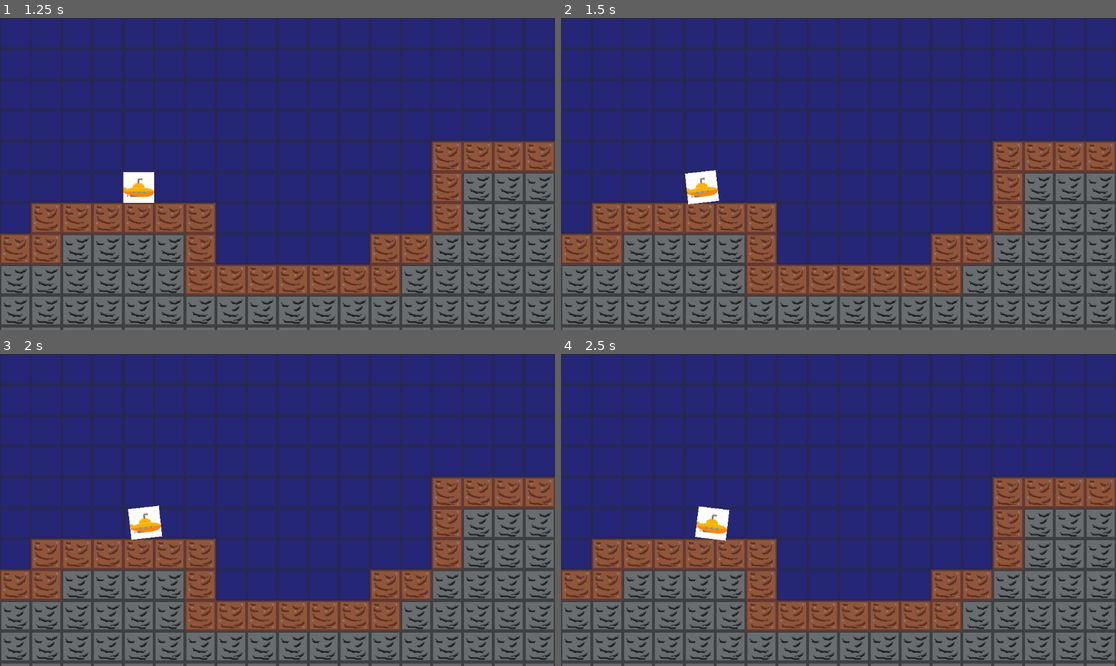
Above: before the commit, frames 1-4 (two rows, left to right).
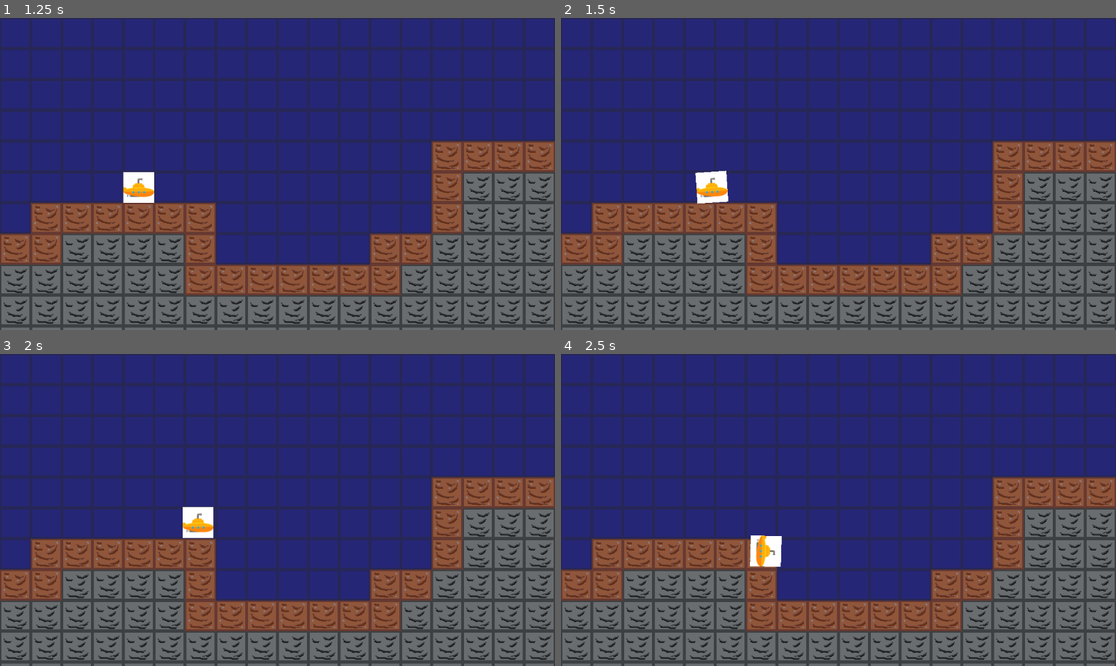
Above: after the commit, the same moments.

Repository: bustedninjastudios/downunder
Game: Godot game, scene res://scenes/MainMenu.tscn
Same seed, same stepped clock (60 frames per second), same inputs: the game is played once before the commit and once after it.
Inputs (mouse positions are in pixels of both pictures, inside the frame that each line leads up to):
- Up to frame 1 (1.25 s): click "PLAY" at 0.5 s
- Up to frame 2 (1.5 s): tap Enter at 1.25 s; move the mouse to (960, 158) at 1.27 s; hold D (move_right, bound only after the commit) from 1.28 s (still down); click (960, 158) at 1.42 s
- Up to frame 3 (2 s): keep holding D (move_right, bound only after the commit)
- Up to frame 4 (2.5 s): move the mouse to (727, 525) at 2.02 s; release D (move_right, bound only after the commit) at 2.03 s; hold S (move_down, bound only after the commit) from 2.03 s (still down); click (727, 525) at 2.17 s

Frame 1 is identical in both runs. In frame 2, 0.5% of the frame differs, in the area x 22-31%, y 48-60%; in frame 3, 1.1%, in the area x 23-39%, y 48-60%; in frame 4, 1.1%.

Commit message:
Input de/serializing

Diff:
--- a/scenes/MainMenu.tscn
+++ b/scenes/MainMenu.tscn
@@ -1,6 +1,6 @@
 [gd_scene format=3 uid="uid://cea1sc4qofuos"]
 
-[ext_resource type="Script" uid="uid://de3m20ryutuxu" path="res://scripts/menu_transition.gd" id="1_2wh52"]
+[ext_resource type="Script" uid="uid://de3m20ryutuxu" path="res://scripts/main_menu_handler.gd" id="1_2wh52"]
 [ext_resource type="LabelSettings" uid="uid://coy7ymvx1l3x8" path="res://shared/text/TitleLabel.tres" id="1_yqorp"]
 [ext_resource type="Texture2D" uid="uid://dds3sic0k7ns8" path="res://textures/misc/menubg.png" id="2_0ykhv"]
 
--- /dev/null
+++ b/scripts/input_manager.gd
@@ -0,0 +1,119 @@
+extends Node
+
+const CONFIG_PATH := "user://input_config.cfg"
+
+func serialize_input_map() -> Dictionary:
+	var config := ConfigFile.new()
+	var input_map := {}
+
+	for action in InputMap.get_actions():
+		if action.begins_with("ui_"):
+			continue
+
+		var action_data := {
+			"deadzone": InputMap.action_get_deadzone(action),
+			"events": []
+		}
+
+		for event in InputMap.action_get_events(action):
+			var event_data := _serialize_event(event)
+			if event_data.size() > 0:
+				action_data["events"].append(event_data)
+
+		input_map[action] = action_data
+
+	return input_map
+
+func _serialize_event(event: InputEvent) -> Dictionary:
+	var data := {}
+
+	if event is InputEventKey:
+		data["type"] = "key"
+		data["physical_keycode"] = event.physical_keycode
+		data["key_label"] = event.key_label
+		data["unicode"] = event.unicode
+		data["pressed"] = event.pressed
+	elif event is InputEventMouseButton:
+		data["type"] = "mouse_button"
+		data["button_index"] = event.button_index
+		data["pressed"] = event.pressed
+	elif event is InputEventJoypadButton:
+		data["type"] = "joy_button"
+		data["button_index"] = event.button_index
+		data["device"] = event.device
+	elif event is InputEventJoypadMotion:
+		data["type"] = "joy_motion"
+		data["axis"] = event.axis
+		data["axis_value"] = event.axis_value
+		data["device"] = event.device
+
+	return data
+
+func save_input_map(path: String = CONFIG_PATH) -> bool:
+	var input_map := serialize_input_map()
+	var config := ConfigFile.new()
+
+	for action in input_map:
+		config.set_value("input", action, input_map[action])
+
+	return config.save(path)
+
+func deserialize_input_map(data: Dictionary) -> void:
+	for action in data.keys():
+		if not InputMap.has_action(action):
+			InputMap.add_action(action)
+
+		InputMap.action_erase_events(action)
+
+		var action_data: Dictionary = data[action]
+		if action_data.has("deadzone"):
+			InputMap.action_set_deadzone(action, action_data["deadzone"])
+
+		for event_data: Dictionary in action_data["events"]:
+			var event := _deserialize_event(event_data)
+			if event != null:
+				InputMap.action_add_event(action, event)
+
+func _deserialize_event(data: Dictionary) -> InputEvent:
+	var type: String = data.get("type", "")
+
+	if type == "key":
+		var event := InputEventKey.new()
+		event.physical_keycode = data.get("physical_keycode", 0)
+		event.key_label = data.get("key_label", 0)
+		event.unicode = data.get("unicode", 0)
+		event.pressed = data.get("pressed", false)
+		return event
+	elif type == "mouse_button":
+		var event := InputEventMouseButton.new()
+		event.button_index = data.get("button_index", 0)
+		event.pressed = data.get("pressed", false)
+		return event
+	elif type == "joy_button":
+		var event := InputEventJoypadButton.new()
+		event.button_index = data.get("button_index", 0)
+		event.device = data.get("device", 0)
+		return event
+	elif type == "joy_motion":
+		var event := InputEventJoypadMotion.new()
+		event.axis = data.get("axis", 0)
+		event.axis_value = data.get("axis_value", 0.0)
+		event.device = data.get("device", 0)
+		return event
+
+	return null
+
+func load_input_map(path: String = CONFIG_PATH) -> bool:
+	var config := ConfigFile.new()
+	var err := config.load(path)
+
+	if err != OK:
+		return false
+
+	var input_map := {}
+
+	for action in config.get_section_keys("input"):
+		input_map[action] = config.get_value("input", action)
+
+	deserialize_input_map(input_map)
+	return true
--- a/scripts/menu_transition.gd
+++ b/scripts/main_menu_handler.gd
@@ -3,6 +3,8 @@
 
 # Called when the node enters the scene tree for the first time.
 func _ready() -> void:
+	var manager = load("res://scripts/input_manager.gd").new()
+	manager.load_input_map("res://shared/input_config.cfg");
 	$StartButton.pressed.connect(on_btn_click)
 
 func on_btn_click() -> void:
--- /dev/null
+++ b/shared/input_config.cfg
@@ -0,0 +1,82 @@
+[input]
+
+move_up={
+"deadzone": 0.2,
+"events": [{
+"key_label": 0,
+"physical_keycode": 87,
+"pressed": false,
+"type": "key",
+"unicode": 119
+}, {
+"key_label": 0,
+"physical_keycode": 4194320,
+"pressed": false,
+"type": "key",
+"unicode": 0
+}]
+}
+move_left={
+"deadzone": 0.2,
+"events": [{
+"key_label": 0,
+"physical_keycode": 65,
+"pressed": false,
+"type": "key",
+"unicode": 97
+}, {
+"key_label": 0,
+"physical_keycode": 4194319,
+"pressed": false,
+"type": "key",
+"unicode": 0
+}]
+}
+move_right={
+"deadzone": 0.2,
+"events": [{
+"key_label": 0,
+"physical_keycode": 68,
+"pressed": false,
+"type": "key",
+"unicode": 100
+}, {
+"key_label": 0,
+"physical_keycode": 4194321,
+"pressed": false,
+"type": "key",
+"unicode": 0
+}]
+}
+move_down={
+"deadzone": 0.2,
+"events": [{
+"key_label": 0,
+"physical_keycode": 83,
+"pressed": false,
+"type": "key",
+"unicode": 115
+}, {
+"key_label": 0,
+"physical_keycode": 4194322,
+"pressed": false,
+"type": "key",
+"unicode": 0
+}]
+}
+use_item={
+"deadzone": 0.2,
+"events": [{
+"key_label": 0,
+"physical_keycode": 69,
+"pressed": false,
+"type": "key",
+"unicode": 101
+}, {
+"key_label": 0,
+"physical_keycode": 32,
+"pressed": false,
+"type": "key",
+"unicode": 32
+}]
+}
Not shown, added: scripts/input_manager.gd.uid
Renamed: scripts/menu_transition.gd.uid -> scripts/main_menu_handler.gd.uid
